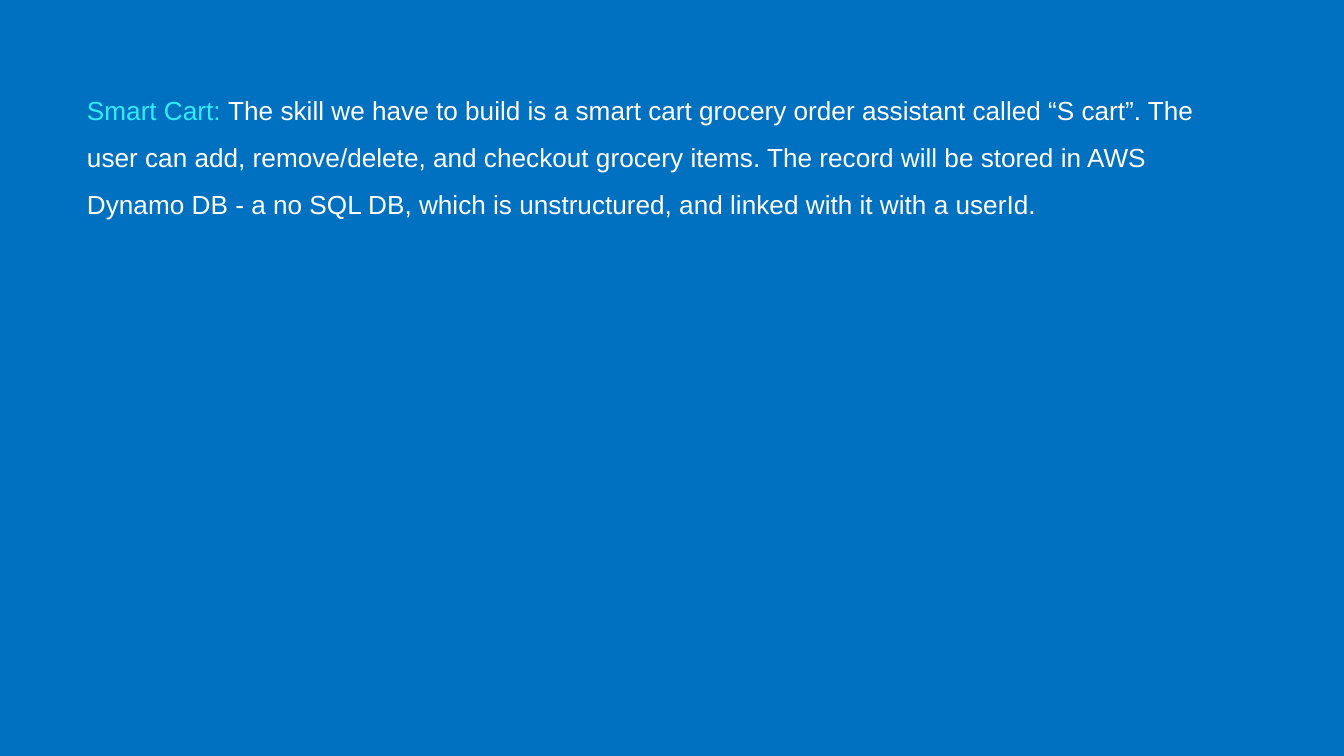
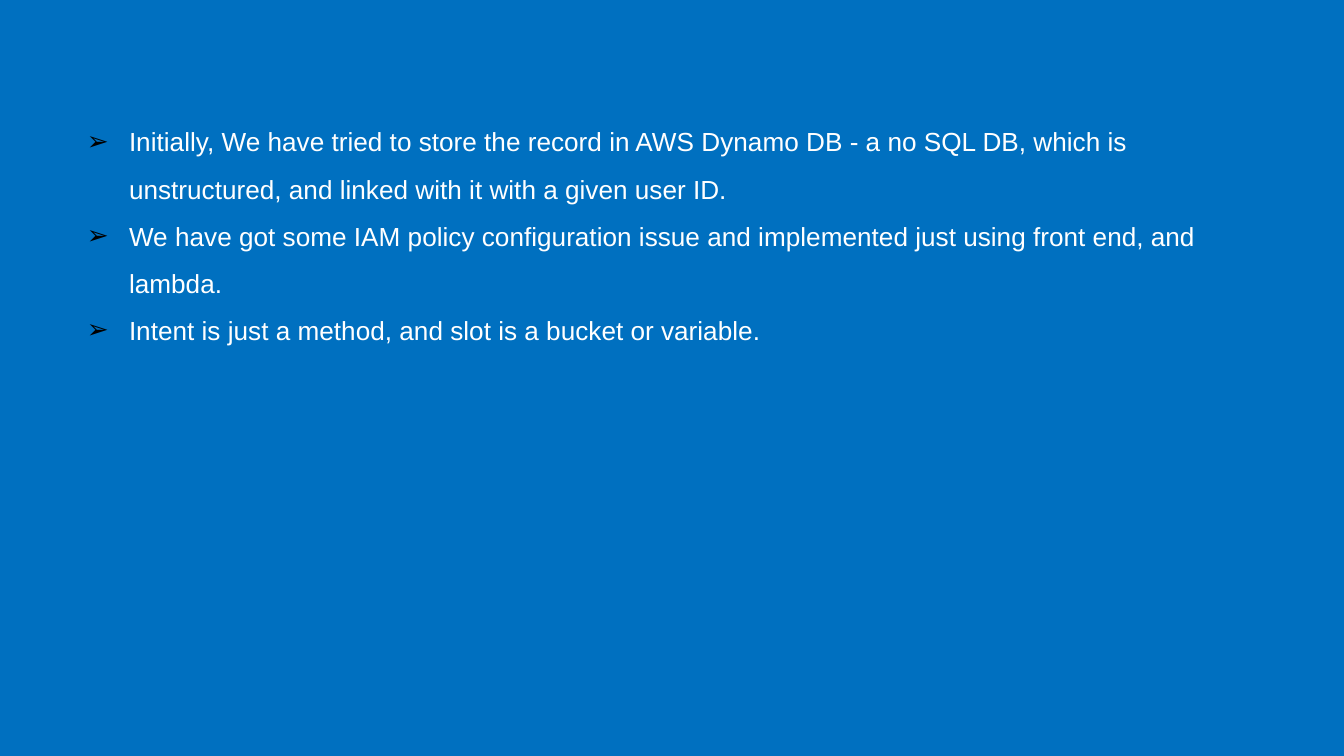
Before and after one commit to simulationpoint/cs442IoTProject, a slide deck: slide 3 of CS442IoTProject .pptx. Drawn at 1344x756 pixels with LibreOffice and Linux fonts; fonts in the diff are those of the drawing. Boxes give left, top, right and bottom in pixels: in the first picture for what was removed or moved away, otherwise in the second. Text is boxed around its words. In the diff, an @@ line names an element or a change of style, - is before the commit and + after.

```diff
--- a/CS442IoTProject .pptx
+++ b/CS442IoTProject .pptx
@@ text at [129, 132, 1195, 345]: text changed @@
-Smart Cart: The skill we have to build is a smart cart grocery order assistant called “S cart”. The user can add, remove/delete, and checkout grocery items. The record will be stored in AWS Dynamo DB - a no SQL DB, which is unstructured, and linked with it with a userId.
+➢ Initially, We have tried to store the record in AWS Dynamo DB - a no SQL DB, which is unstructured, and linked with it with a given user ID.
+➢ We have got some IAM policy configuration issue and implemented just using front end, and lambda.
+➢ Intent is just a method, and slot is a bucket or variable.
```
Also in this commit, not shown: 2 other slides changed, 1 slide added, 1 slide removed, 2 other files.
